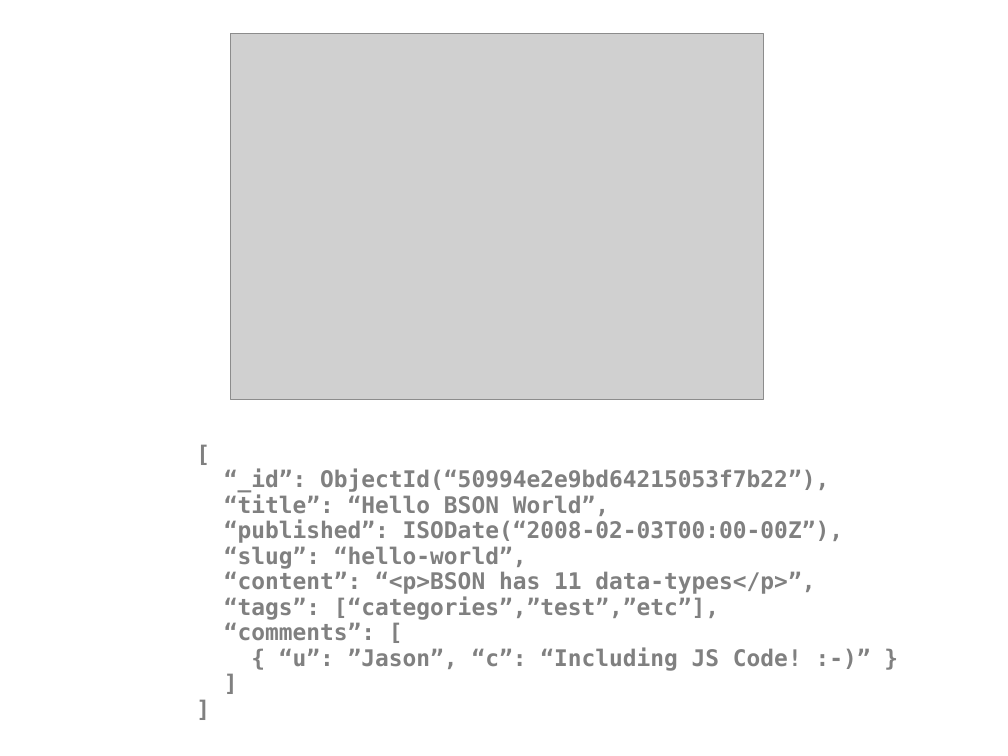
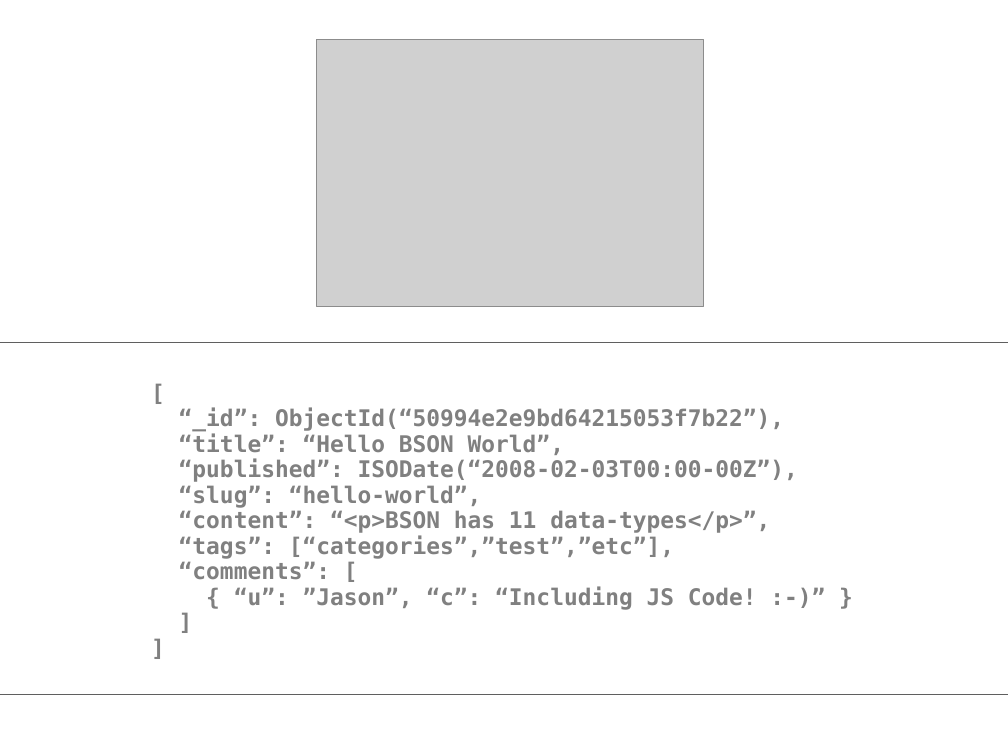
Before and after one commit to meghangill/klmugs, a slide deck: slide 10 of presentations/klmug-11/JSON.pptx. Drawn at 1008x756 pixels with LibreOffice and Linux fonts; fonts in the diff are those of the drawing; grey boxes stand for pictures; background and template pictures are left out. Boxes give left, top, right and bottom in pixels: in the first picture for what was removed or moved away, otherwise in the second. Text is boxed around its words. In the diff, an @@ line names an element or a change of style, - is before the commit and + after.

```diff
--- a/presentations/klmug-11/JSON.pptx
+++ b/presentations/klmug-11/JSON.pptx
@@ picture: place and size @@
-picture at [231,33,763,400]
+picture at [316,39,703,306]
@@ rectangle added at [0,342,1008,695], fill #FFFFFF, outline #5F5F5F 0.75 pt @@
@@ text "[": place and size @@
-text "[" at [224,469,843,671]
+text "[" at [179,407,798,610]
```
Also in this commit, not shown: 6 other slides changed, 10 slides added, 6 slides removed, 2 other files.
